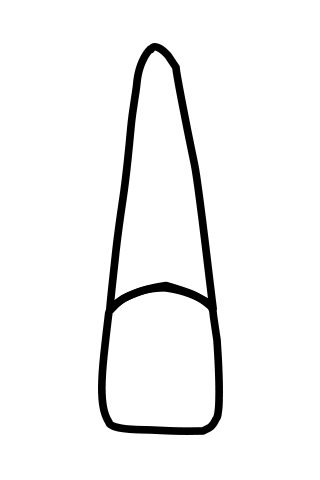
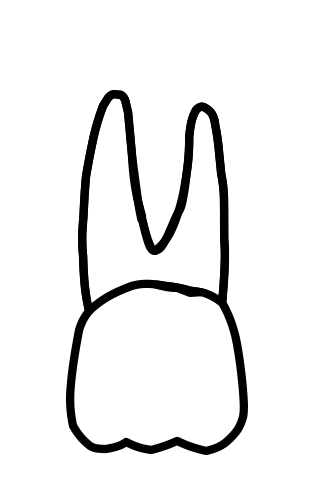
Revision of a layered w=320, h=480 image; what changed, layer by layer:
showed group "t-1-7" (4 layers) over bbox(66, 43, 248, 455)
showed "t-1-7-t2", painted on it over bbox(70, 79, 244, 451)
showed "t-1-7-t1", painted on it over bbox(82, 94, 231, 311)
hid "t-8-1 копия" over bbox(101, 287, 220, 432)
hid "t-8-1-b копия" over bbox(109, 46, 214, 311)
